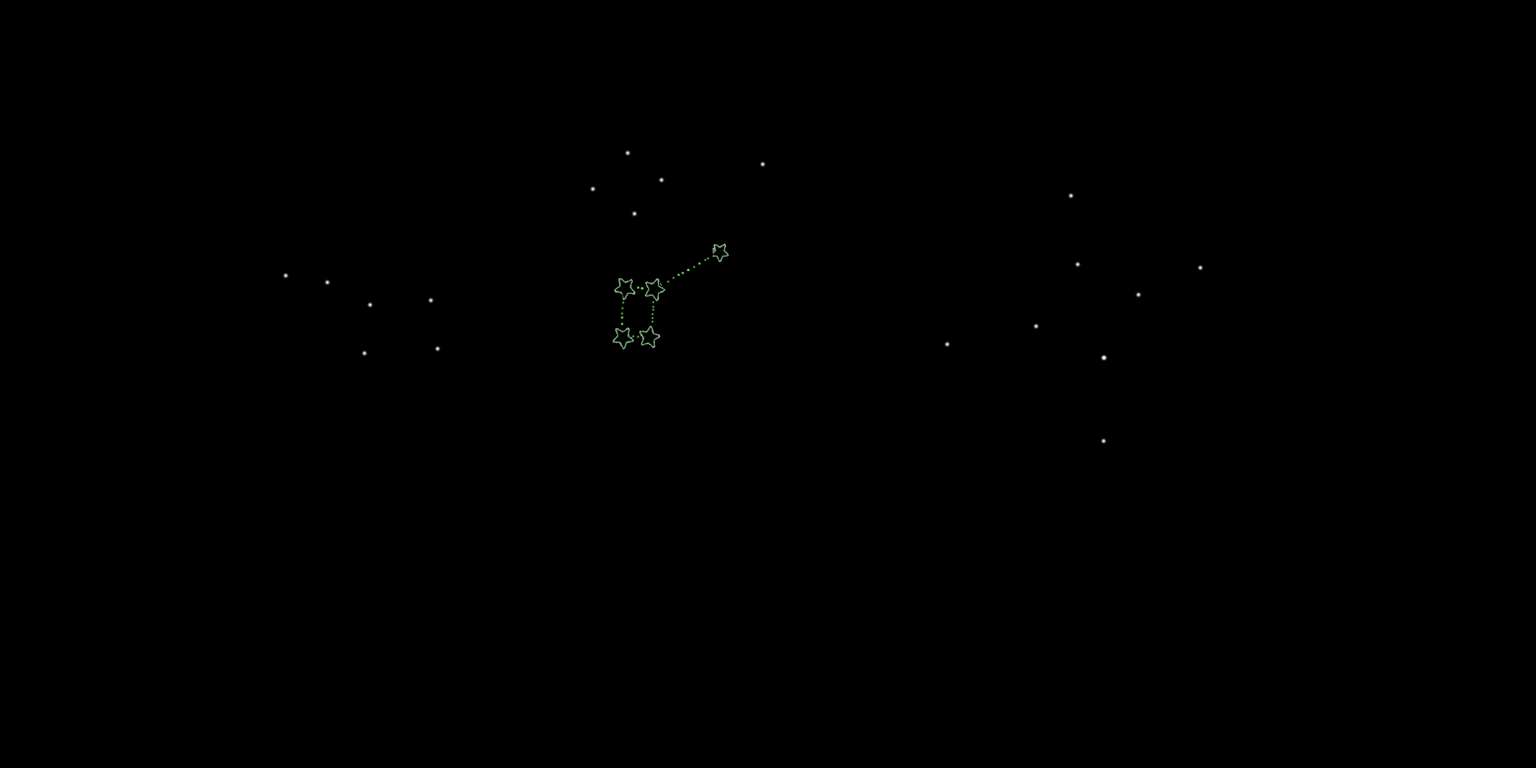
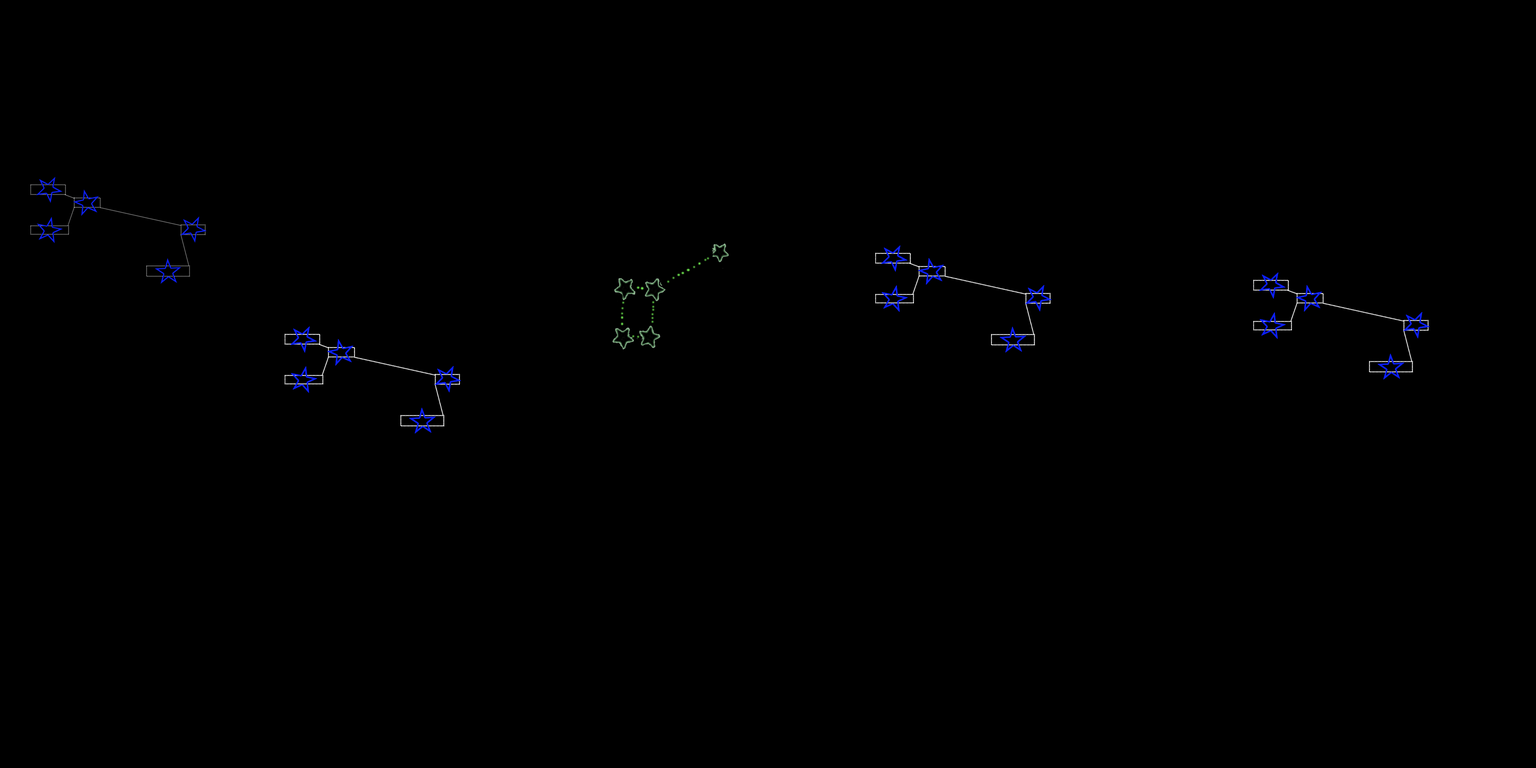
The second 1536 × 768 image is a revision of the first. Changes to its layers:
removed layer "stars" over box(282, 149, 1204, 445)
added layer "canis major copy #2" above "canis major copy #1" over box(1253, 272, 1430, 380)
added layer "canis major copy #1" above "canis major copy" over box(875, 245, 1052, 353)
added layer "canis major copy" above "canis major" over box(284, 326, 462, 434)
added layer "canis major" above "ursa major" over box(30, 176, 207, 284)
